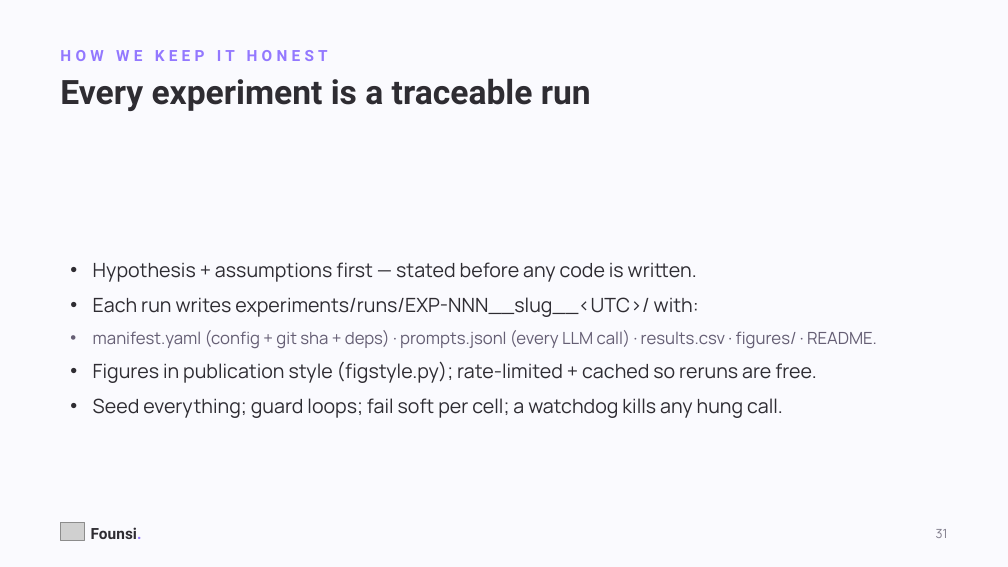
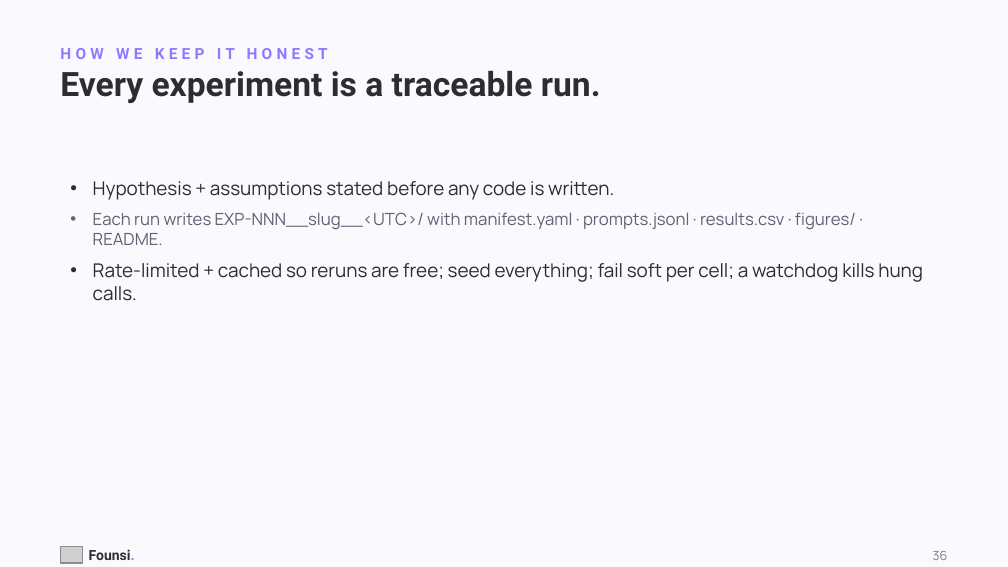
Before and after one commit to kanishkpatel1995/agent-harness, a slide deck: slide 36 of presentation/founsi-context-engineering.pptx (slide 31 before the commit). Drawn at 1008x567 pixels with LibreOffice and Linux fonts; fonts in the diff are those of the drawing; grey boxes stand for pictures. Boxes give left, top, right and bottom in pixels: in the first picture for what was removed or moved away, otherwise in the second. Text is boxed around its words. In the diff, an @@ line names an element or a change of style, - is before the commit and + after.

```diff
--- a/presentation/founsi-context-engineering.pptx
+++ b/presentation/founsi-context-engineering.pptx
@@ text at [60, 70, 601, 103]: text changed @@
-Every experiment is a traceable run
+Every experiment is a traceable run.
@@ text "Hypothesis + assumptions stated before ..." at [93, 181, 923, 301]: vertical alignment middle to top @@
@@ text at [93, 181, 923, 301]: text changed; size 14 to 13.5 pt @@
-• Hypothesis + assumptions first — stated before any code is written.
-• Each run writes experiments/runs/EXP-NNN__slug__<UTC>/ with:
-• manifest.yaml (config + git sha + deps) · prompts.jsonl (every LLM call) · results.csv · figures/ · README.
-• Figures in publication style (figstyle.py); rate-limited + cached so reruns are free.
-• Seed everything; guard loops; fail soft per cell; a watchdog kills any hung call.
+• Hypothesis + assumptions stated before any code is written.
+• Each run writes EXP-NNN__slug__<UTC>/ with manifest.yaml · prompts.jsonl · results.csv · figures/ · README.
+• Rate-limited + cached so reruns are free; seed everything; fail soft per cell; a watchdog kills hung calls.
@@ picture removed at [60, 522, 85, 540] @@
@@ text removed at [936, 529, 948, 538] @@
-31
@@ picture added at [60, 546, 83, 563] @@
@@ text "Founsi.": place and size @@
-text "Founsi." at [91, 527, 142, 539]
+text "Founsi." at [89, 549, 135, 560]
@@ text "Founsi." at [89, 549, 135, 560]: size 11 to 10 pt @@
@@ text added at [933, 551, 948, 560], 9 pt, text #7E7A8A @@
+36
```
Also in this commit, not shown: 21 other slides changed, 16 slides added, 19 slides removed, 9 other files.
